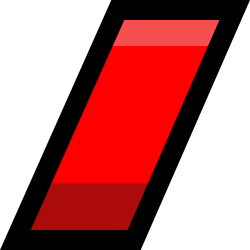
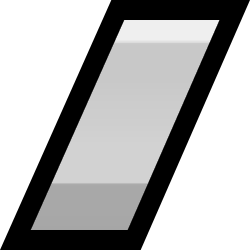
Before/after of a 250 x 250 layered artwork. What changed in the layer stack:
pixels changed over (x1=30, y1=20, x2=220, y2=230) (layer not identified)
